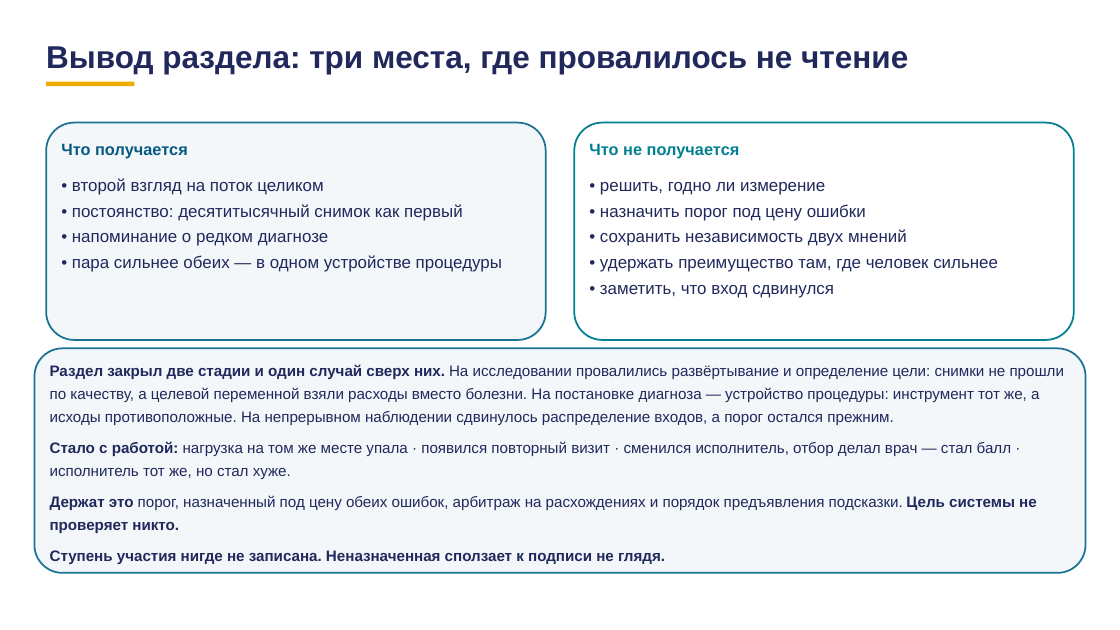
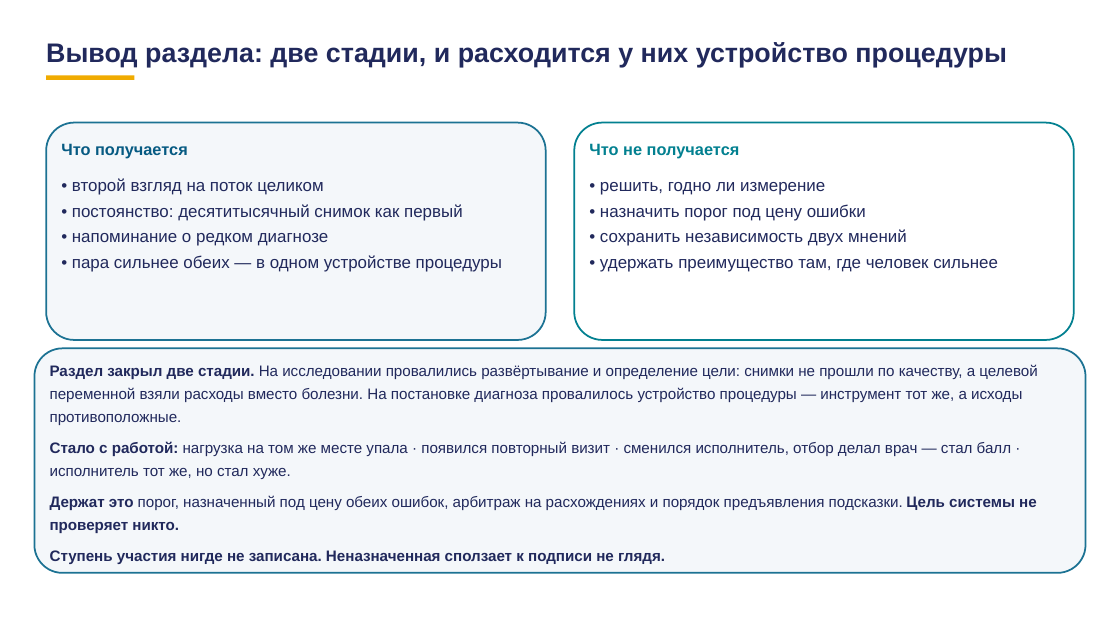
Before and after one commit to tellina-study/AI-usage-lessons, a slide deck: slide 33 of library/lectures/lec-07/rework/deck/lec-07-karkas.pptx. Drawn at 1120x630 pixels with LibreOffice and Linux fonts; fonts in the diff are those of the drawing. Boxes give left, top, right and bottom in pixels: in the first picture for what was removed or moved away, otherwise in the second. Text is boxed around its words. In the diff, an @@ line names an element or a change of style, - is before the commit and + after.

```diff
--- a/library/lectures/lec-07/rework/deck/lec-07-karkas.pptx
+++ b/library/lectures/lec-07/rework/deck/lec-07-karkas.pptx
@@ text at [46, 42, 1007, 68]: text changed; size 27 to 23 pt @@
-Вывод раздела: три места, где провалилось не чтение
+Вывод раздела: две стадии, и расходится у них устройство процедуры
@@ rectangle: place and size @@
-rectangle at [46, 82, 134, 87]
+rectangle at [46, 76, 134, 81]
@@ text at [600, 285, 834, 298]: paragraph removed @@
-• заметить, что вход сдвинулся
@@ text at [50, 364, 1037, 425]: text changed @@
-Раздел закрыл две стадии и один случай сверх них. На исследовании провалились развёртывание и определение цели: снимки не прошли по качеству, а целевой переменной взяли расходы вместо болезни. На постановке диагноза — устройство процедуры: инструмент тот же, а исходы противоположные. На непрерывном наблюдении сдвинулось распределение входов, а порог остался прежним.
+Раздел закрыл две стадии. На исследовании провалились развёртывание и определение цели: снимки не прошли по качеству, а целевой переменной взяли расходы вместо болезни. На постановке диагноза провалилось устройство процедуры — инструмент тот же, а исходы противоположные.
```
Also in this commit, not shown: 2 other files.
